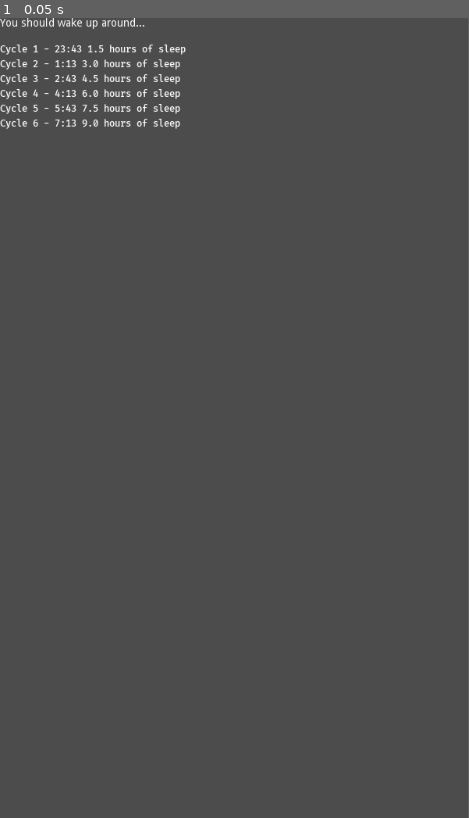
Above: before the commit, frame 1.
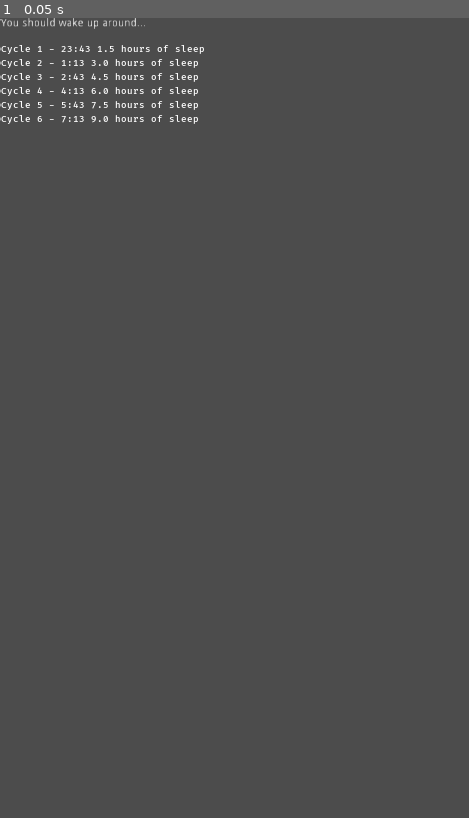
Above: after the commit, the same moment.

Repository: FrederickKDP/SleepTime
Game: Godot game, scene res://Main.tscn
The game is run twice, just before and just after one commit, with the same random seed, the same clock (stepped at 60 frames per second) and the same inputs.
Inputs:
- Up to frame 1 (0.05 s): no input
In our replay, the window is 468x800 before the commit and 469x800 after it. These sizes can differ from the game's own. Grey fills any space a smaller window leaves; there, only what the larger window draws over its background counts as a difference.

The runs differ from the first frame. In frame 1, 1.5% of the frame differs, in the area x 0-44%, y 0-14%.

Commit message:
Android project

Diff:
--- a/project.godot
+++ b/project.godot
@@ -10,7 +10,6 @@
 
 _global_script_classes=[  ]
 _global_script_class_icons={
-
 }
 
 [application]
@@ -28,6 +27,8 @@
 window/size/width=600
 window/size/height=1024
 window/handheld/orientation="portrait"
+window/stretch/mode="2d"
+window/stretch/aspect="keep_width"
 
 [physics]
 
